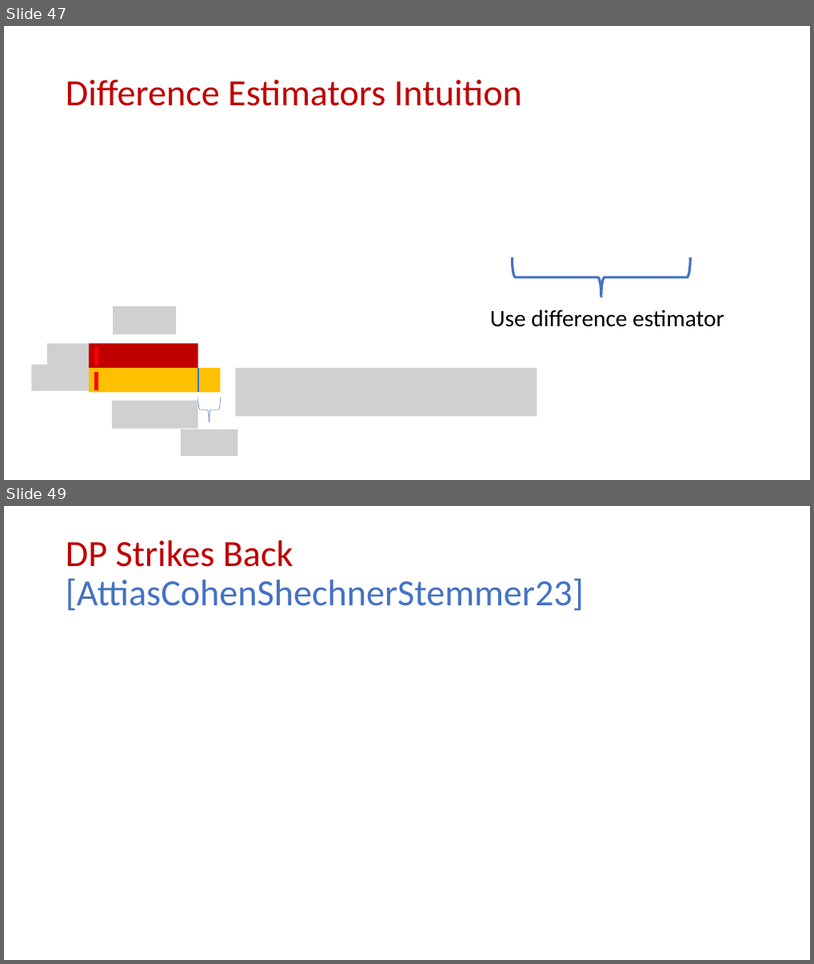
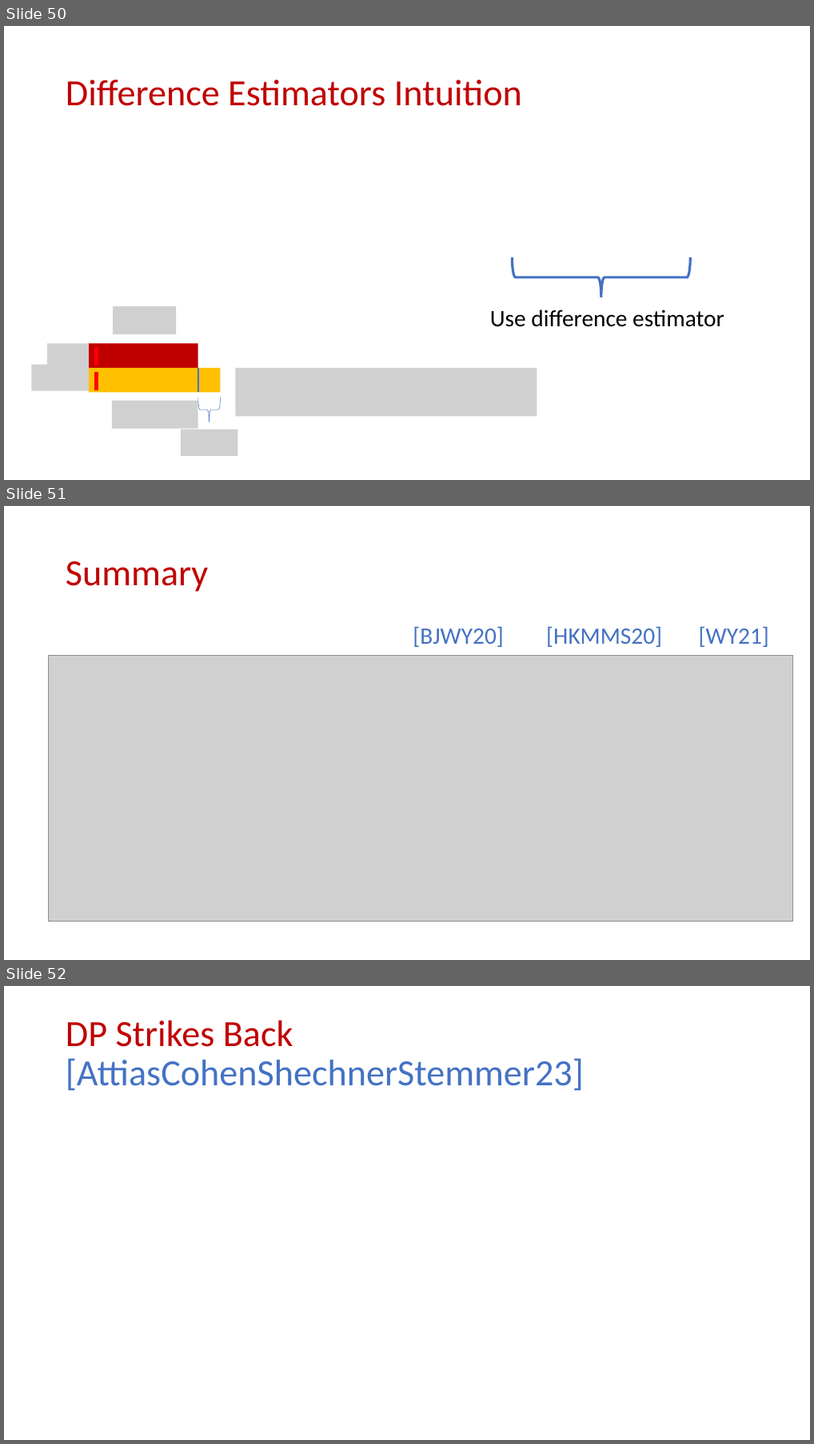
Before and after one commit to samsonzhou/samsonzhou.github.io, a slide deck: other-talks/A Tutorial on Adversarial Robustness.pptx. Shown one above the other, each under a label of ours: slides 47 and 49 before the commit, slides 50, 51 and 52 after it; the slides between them are not shown. The pictures are 814x964 and 814x1444 pixels, drawn with LibreOffice and Linux fonts; fonts in the diff are those of the drawing; grey boxes stand for pictures. Boxes give left, top, right and bottom in pixels: in the first picture for what was removed or moved away, otherwise in the second. Text is boxed around its words. In the diff, an @@ line names an element or a change of style, - is before the commit and + after.

```diff
--- a/other-talks/A Tutorial on Adversarial Robustness.pptx
+++ b/other-talks/A Tutorial on Adversarial Robustness.pptx
@@ slide 51 added at box(4, 506, 810, 960), background #FFFFFF @@
@@ title added at box(66, 561, 208, 592), 44 pt, text #C00000 @@
+Summary
@@ text added at box(413, 626, 504, 647), 28 pt, text #4472C4 @@
+[BJWY20]
@@ text added at box(546, 626, 662, 647), 28 pt, text #4472C4 @@
+[HKMMS20]
@@ text added at box(699, 626, 770, 647), 28 pt, text #4472C4 @@
+[WY21]
@@ picture added at box(49, 655, 794, 921) @@
@@ what was slide 47 is now slide 50 @@
@@ what was slide 49 is now slide 52 @@
```
Also in this commit, not shown: 9 slides changed, 7 other slides added, 2 slides removed, 1 other file.
